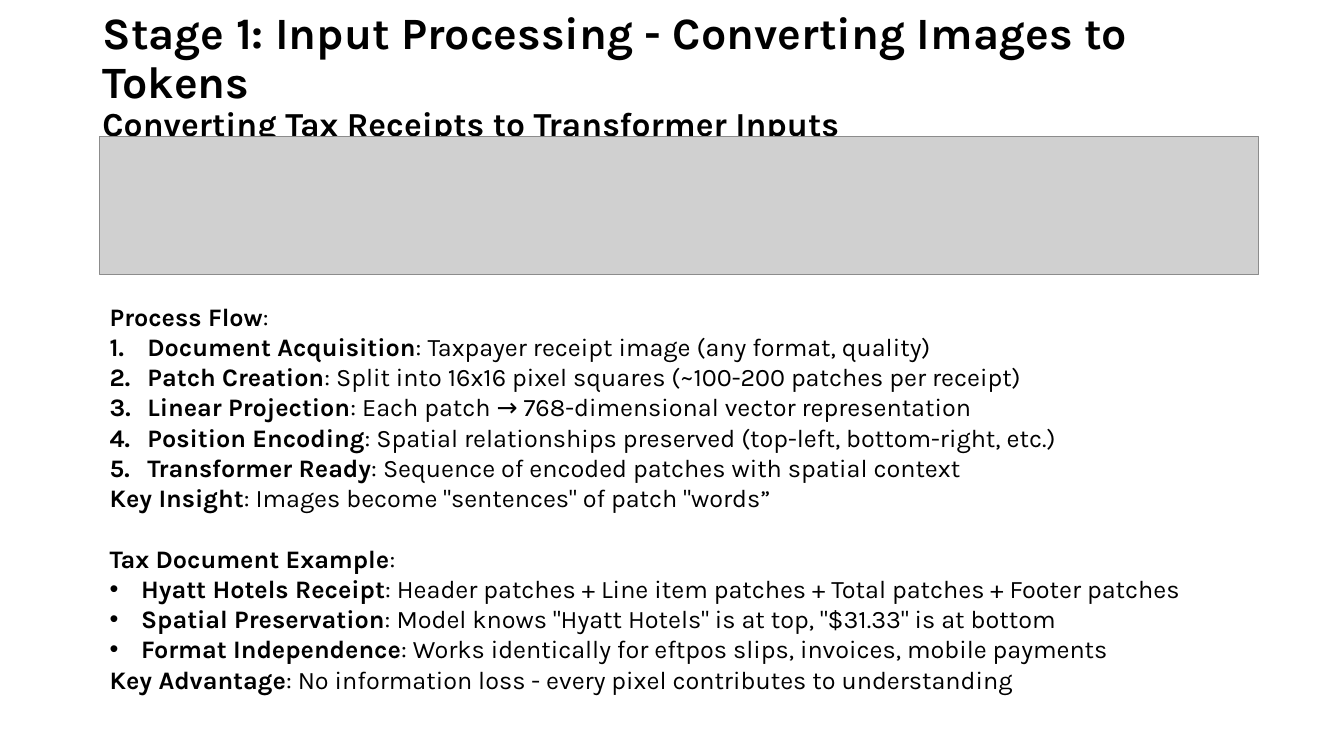
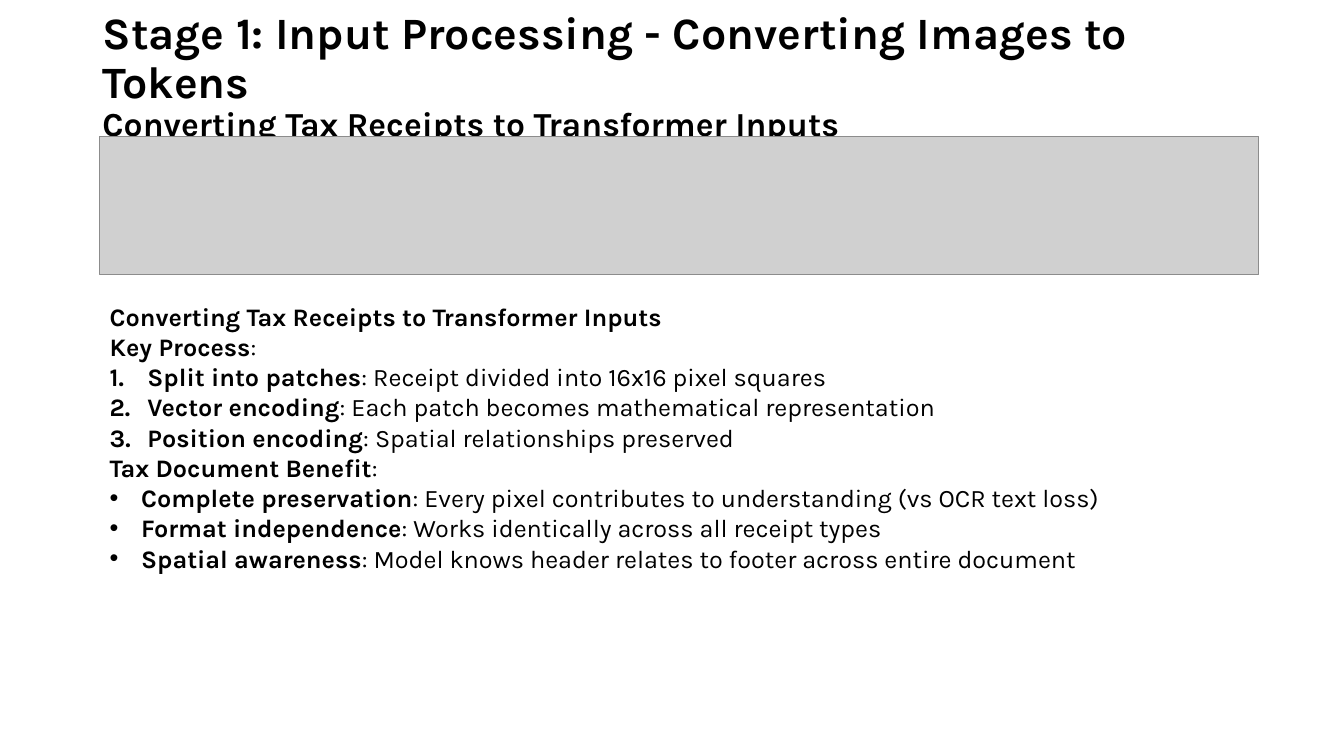
Before and after one commit to tmnestor/unified_vision_processor_minimal, a slide deck: slide 10 of presentation_materials/vision_transformers.pptx (slide 11 before the commit). Drawn at 1344x756 pixels with LibreOffice and Linux fonts; fonts in the diff are those of the drawing; grey boxes stand for pictures. Boxes give left, top, right and bottom in pixels: in the first picture for what was removed or moved away, otherwise in the second. Text is boxed around its words. In the diff, an @@ line names an element or a change of style, - is before the commit and + after.

Commit message:
✨ feat: update presentation materials for Vision Transformers with improved content and visuals

```diff
--- a/presentation_materials/vision_transformers.pptx
+++ b/presentation_materials/vision_transformers.pptx
@@ text at box(110, 308, 1098, 574): text changed @@
-Process Flow:
-1. Document Acquisition: Taxpayer receipt image (any format, quality)
-2. Patch Creation: Split into 16x16 pixel squares (~100-200 patches per receipt)
-3. Linear Projection: Each patch → 768-dimensional vector representation
-4. Position Encoding: Spatial relationships preserved (top-left, bottom-right, etc.)
-5. Transformer Ready: Sequence of encoded patches with spatial context
-Key Insight: Images become "sentences" of patch "words”
-Tax Document Example:
-• Hyatt Hotels Receipt: Header patches + Line item patches + Total patches + Footer patches
-• Spatial Preservation: Model knows "Hyatt Hotels" is at top, "$31.33" is at bottom
-• Format Independence: Works identically for eftpos slips, invoices, mobile payments
-Key Advantage: No information loss - every pixel contributes to understanding
+Converting Tax Receipts to Transformer Inputs
+Key Process:
+1. Split into patches: Receipt divided into 16x16 pixel squares
+2. Vector encoding: Each patch becomes mathematical representation
+3. Position encoding: Spatial relationships preserved
+Tax Document Benefit:
+• Complete preservation: Every pixel contributes to understanding (vs OCR text loss)
+• Format independence: Works identically across all receipt types
+• Spatial awareness: Model knows header relates to footer across entire document
```
Also in this commit, not shown: 6 other slides changed, 3 slides added, 6 slides removed.
